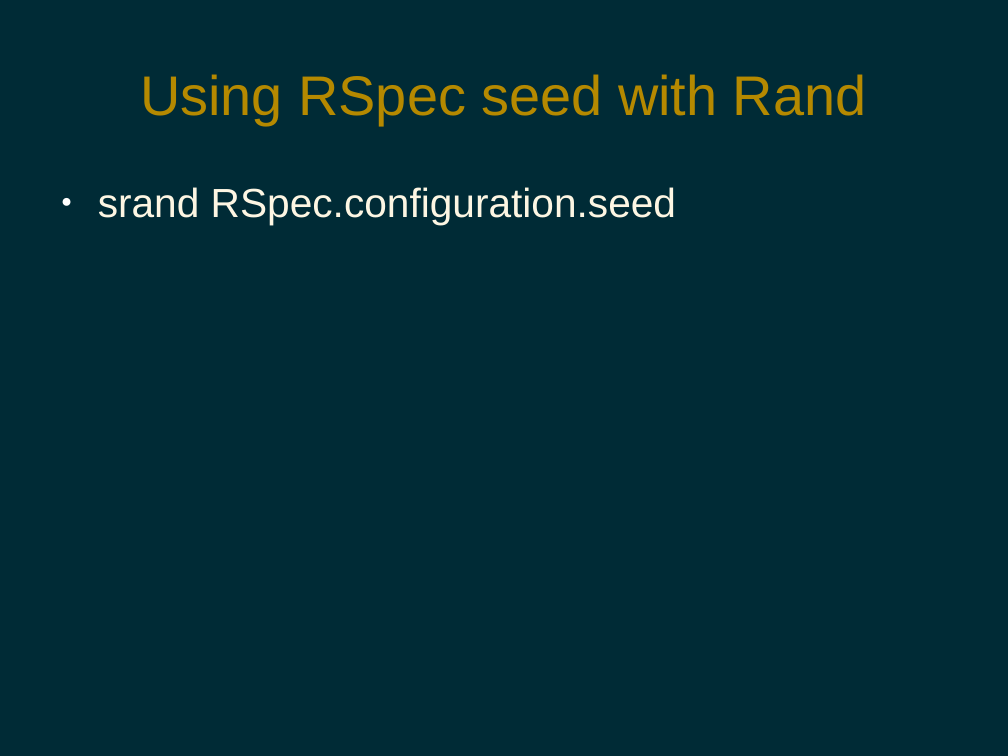
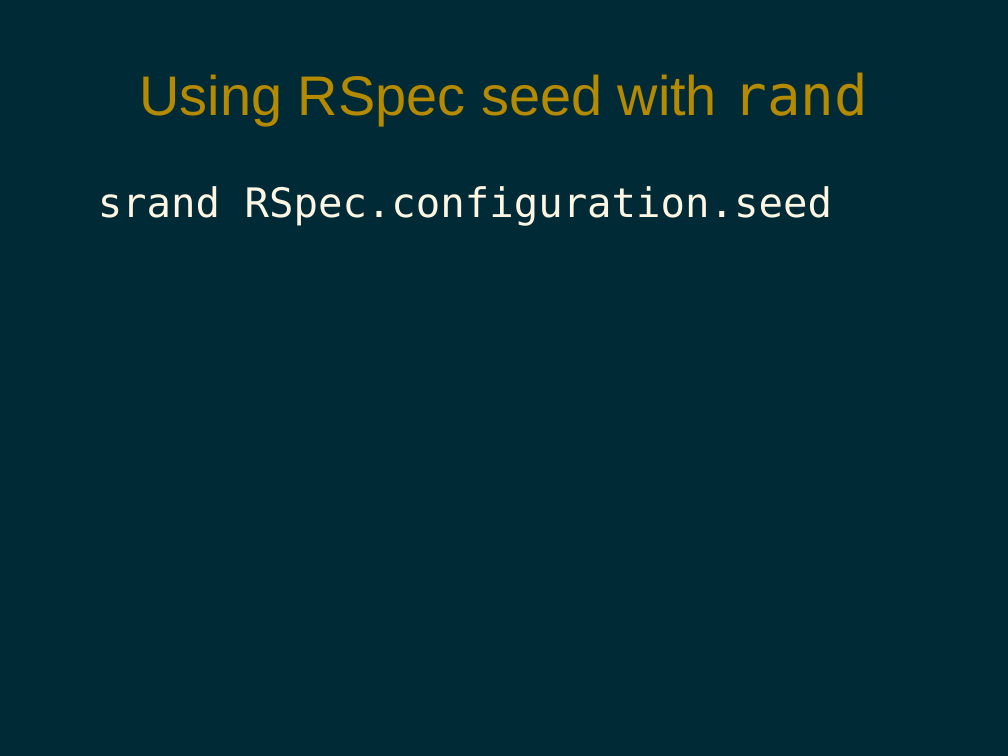
Before and after one commit to pdg137/randomness-pres, a slide deck: slide 10 of randomness.odp (slide 14 before the commit). Drawn at 1008x756 pixels with LibreOffice and Linux fonts; fonts in the diff are those of the drawing. Boxes give left, top, right and bottom in pixels: in the first picture for what was removed or moved away, otherwise in the second. Text is boxed around its words. In the diff, an @@ line names an element or a change of style, - is before the commit and + after.

```diff
--- a/randomness.odp
+++ b/randomness.odp
@@ title at (140, 72, 869, 125): text changed @@
-Using RSpec seed with Rand
+Using RSpec seed with rand
@@ text "srand RSpec.configuration.seed" at (98, 186, 832, 226): font Arial to DejaVu Sans Mono; bullet ● to none @@
```
Also in this commit, not shown: 6 other slides changed, 1 slide added, 5 slides removed, 3 other files.
